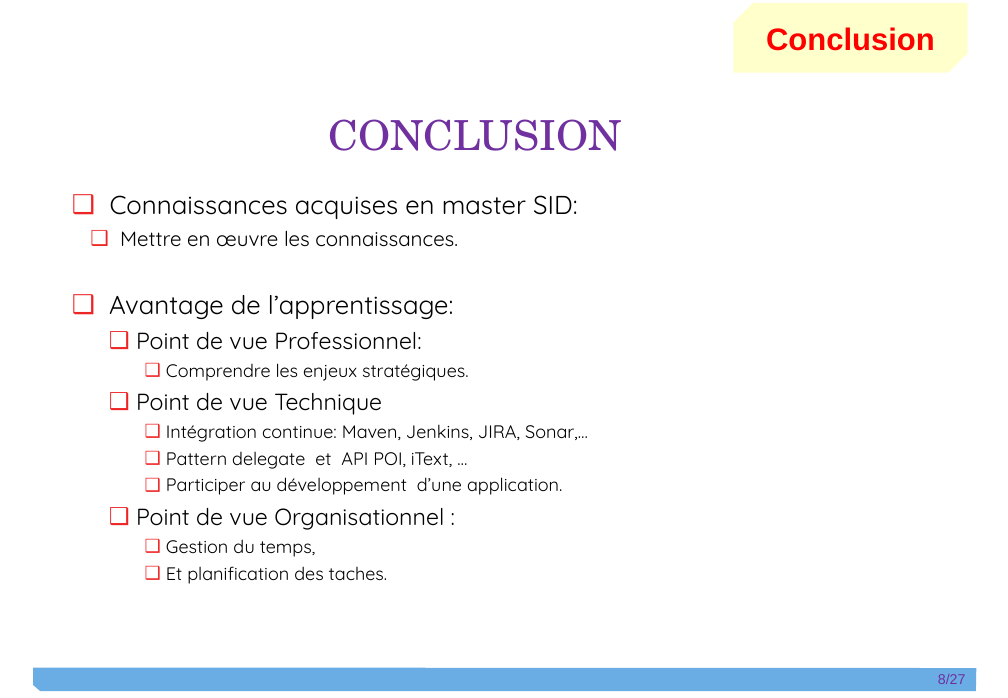
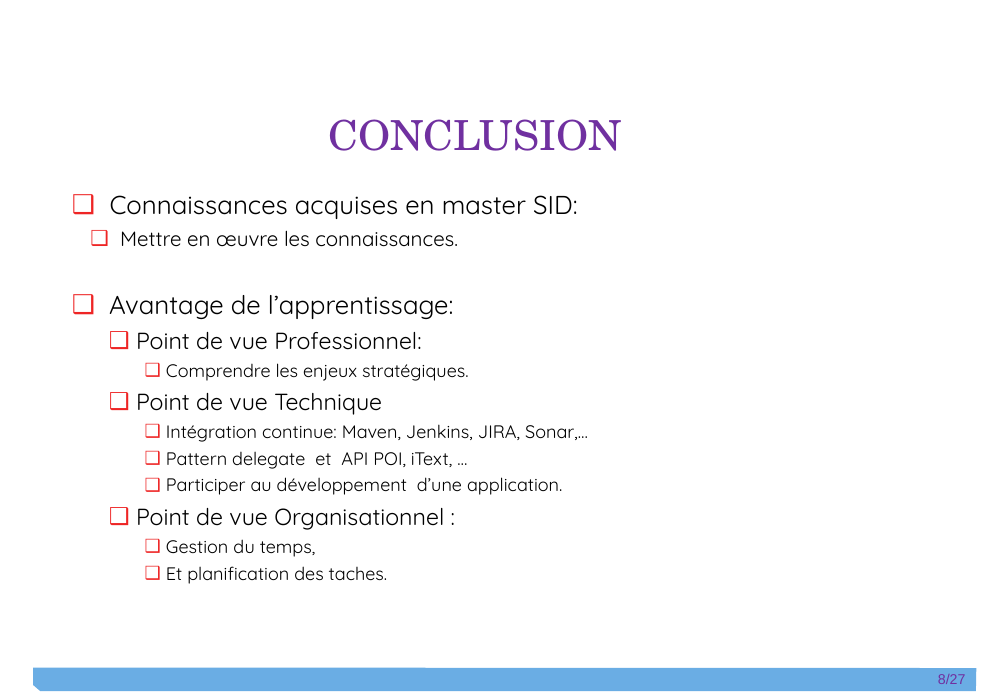
Before and after one commit to git-wylson/kata2, a slide deck: slide 8 of Wylson_Dibinga_Diapo.pptx. Drawn at 1008x698 pixels with LibreOffice and Linux fonts; fonts in the diff are those of the drawing. Boxes give left, top, right and bottom in pixels: in the first picture for what was removed or moved away, otherwise in the second. Text is boxed around its words. In the diff, an @@ line names an element or a change of style, - is before the commit and + after.

```diff
--- a/Wylson_Dibinga_Diapo.pptx
+++ b/Wylson_Dibinga_Diapo.pptx
@@ snip diag rect removed at [733,3,968,73] @@
-Conclusion
```
Also in this commit, not shown: 5 other slides changed, 2 slides added, 2 slides removed, 2 other files.
